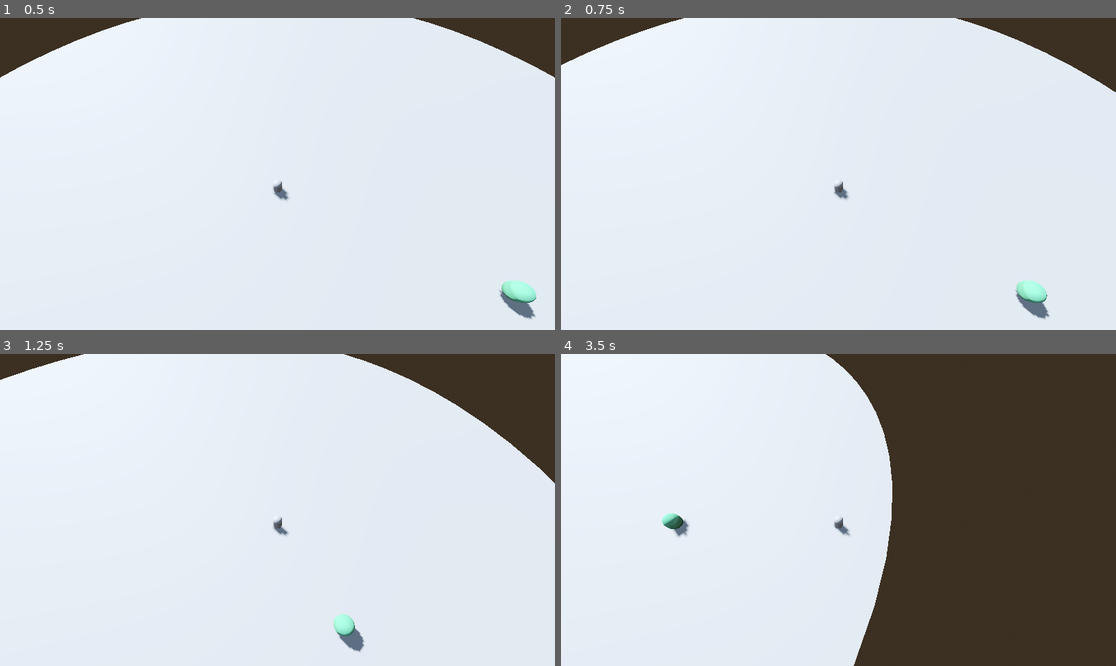
Above: before the commit, frames 1-4 (two rows, left to right).
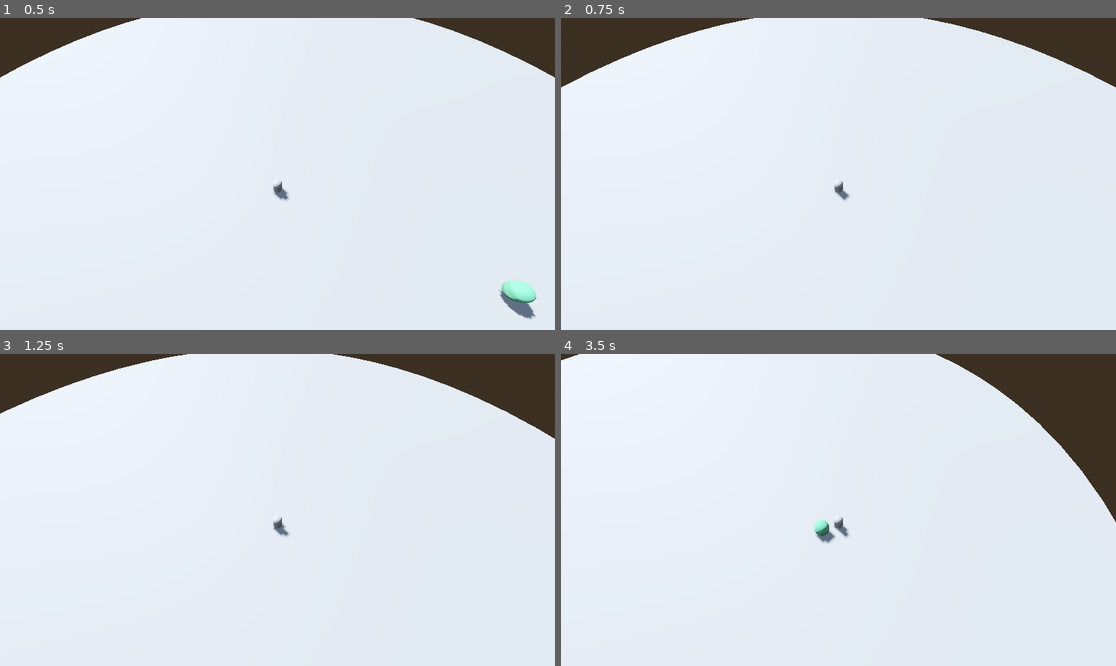
Above: after the commit, the same moments.

Repository: NineSama/Creamy
Game: Godot game, scene res://main.tscn
Same seed, same stepped clock (60 frames per second), same inputs: the game is played once before the commit and once after it.
Inputs:
- Up to frame 1 (0.5 s): no input
- Up to frame 2 (0.75 s): hold D (move_right) from 0.53 s (still down); hold Space (dash) from 0.53 s (still down)
- Up to frame 3 (1.25 s): keep holding D (move_right); keep holding Space (dash); tap W (move_front) at 0.8 s
- Up to frame 4 (3.5 s): release D (move_right) at 1.28 s; release Space (dash) at 1.28 s; hold S (move_back) 1.28-2.03 s; tap W (move_front) at 1.35, 2.3, 2.85 s; tap Space (dash) at 1.55, 3.05 s; hold Space (dash) 2.03-2.78 s; hold D (move_right) from 2.03 s (still down)

Frame 1 is identical in both runs. In frame 2, 2.6% of the frame differs, in the area x 0-100%, y 0-97%; in frame 3, 4.6%; in frame 4, 37%, in the area x 0-100%, y 0-100%.

Commit message:
added dash, added reference to dash in scenes/player

Diff:
--- a/project.godot
+++ b/project.godot
@@ -42,6 +42,11 @@
 "events": [Object(InputEventKey,"resource_local_to_scene":false,"resource_name":"","device":-1,"window_id":0,"alt_press …(191 unchanged characters)…
 ]
 }
+light_one={
+"deadzone": 0.2,
+"events": [Object(InputEventMouseButton,"resource_local_to_scene":false,"resource_name":"","device":-1,"window_id":0,"alt_pressed":false,"shift_pressed":false,"ctrl_pressed":false,"meta_pressed":false,"button_mask":1,"position":Vector2(337, 13),"global_position":Vector2(346, 61),"factor":1.0,"button_index":1,"canceled":false,"pressed":true,"double_click":false,"script":null)
+]
+}
 
 [physics]
 
--- a/scripts/enemies/mob/red.gd
+++ b/scripts/enemies/mob/red.gd
@@ -27,7 +27,6 @@
 	move_and_slide()
 
 func chase_player(delta: float):
-	print("player : ", player)
 	if not player:
 		return
 
@@ -58,6 +57,5 @@
 
 func _on_aggro_range_body_entered(body: Node3D) -> void:
 	if body.is_in_group("player"):
-		print("body entered")
 		player = body
 		current_state = State.CHASE
--- a/scripts/player/player.gd
+++ b/scripts/player/player.gd
@@ -3,17 +3,29 @@
 @onready var gravity: float = -9.8
 
 # --- Player config ---
-var move_speed: float = 20.0
+var move_speed: float = 8.0
+var max_hp: float = 100.0
+var current_hp: float = 100.0
+
+# --- Dash System ---
+var dash: playerDash
+var last_direction: Vector3 = Vector3.FORWARD
+
+func _ready() -> void:
+	dash = playerDash.new(self)
 
 func _physics_process(delta: float) -> void:
-	handle_movement(delta)
+	if dash.is_dashing:
+		dash.handle_dash(delta)
+	else:
+		handle_movement(delta)
 	move_and_slide()
 
 func handle_movement(delta: float):
-	var input_dir = Input.get_vector("move_left", "move_right", "move_front", "move_back")
-	var direction = Vector3(input_dir.x, 0, input_dir.y)
+	var direction = get_input_direction()
 
 	if direction:
+		last_direction = direction
 		velocity.x = direction.x * move_speed
 		velocity.z = direction.z * move_speed
 	else:
@@ -21,3 +33,11 @@
 		velocity.z = 0
 	if not is_on_floor():
 		velocity.y += gravity * delta
+
+func _input(event: InputEvent) -> void:
+	if event.is_action_pressed("dash"):
+		dash.start_dash(last_direction)
+
+func get_input_direction() -> Vector3:
+	var input_dir = Input.get_vector("move_left", "move_right", "move_front", "move_back")
+	return Vector3(input_dir.x, 0, input_dir.y)
--- /dev/null
+++ b/scripts/player/playerDash.gd
@@ -0,0 +1,30 @@
+extends RefCounted
+class_name playerDash
+
+# --- Dash Config ---
+var dash_direction: Vector3 = Vector3.FORWARD
+var dash_speed: float = 30.0
+var dash_timer: float = 0.0
+var dash_duration: float = 0.2
+var is_dashing: bool = false
+
+# --- Player Reference ---
+var player: CharacterBody3D = null
+
+func _init(p: CharacterBody3D) -> void:
+	player = p
+
+func start_dash(direction: Vector3) -> void:
+	if is_dashing:
+		return
+	dash_direction = direction.normalized()
+	dash_timer = dash_duration
+	is_dashing = true
+
+func handle_dash(delta: float):
+	player.velocity.x = dash_direction.x * dash_speed
+	player.velocity.z = dash_direction.z * dash_speed
+
+	dash_timer -= delta
+	if dash_timer <= 0:
+		is_dashing = false
Not shown, added: scripts/player/playerDash.gd.uid
